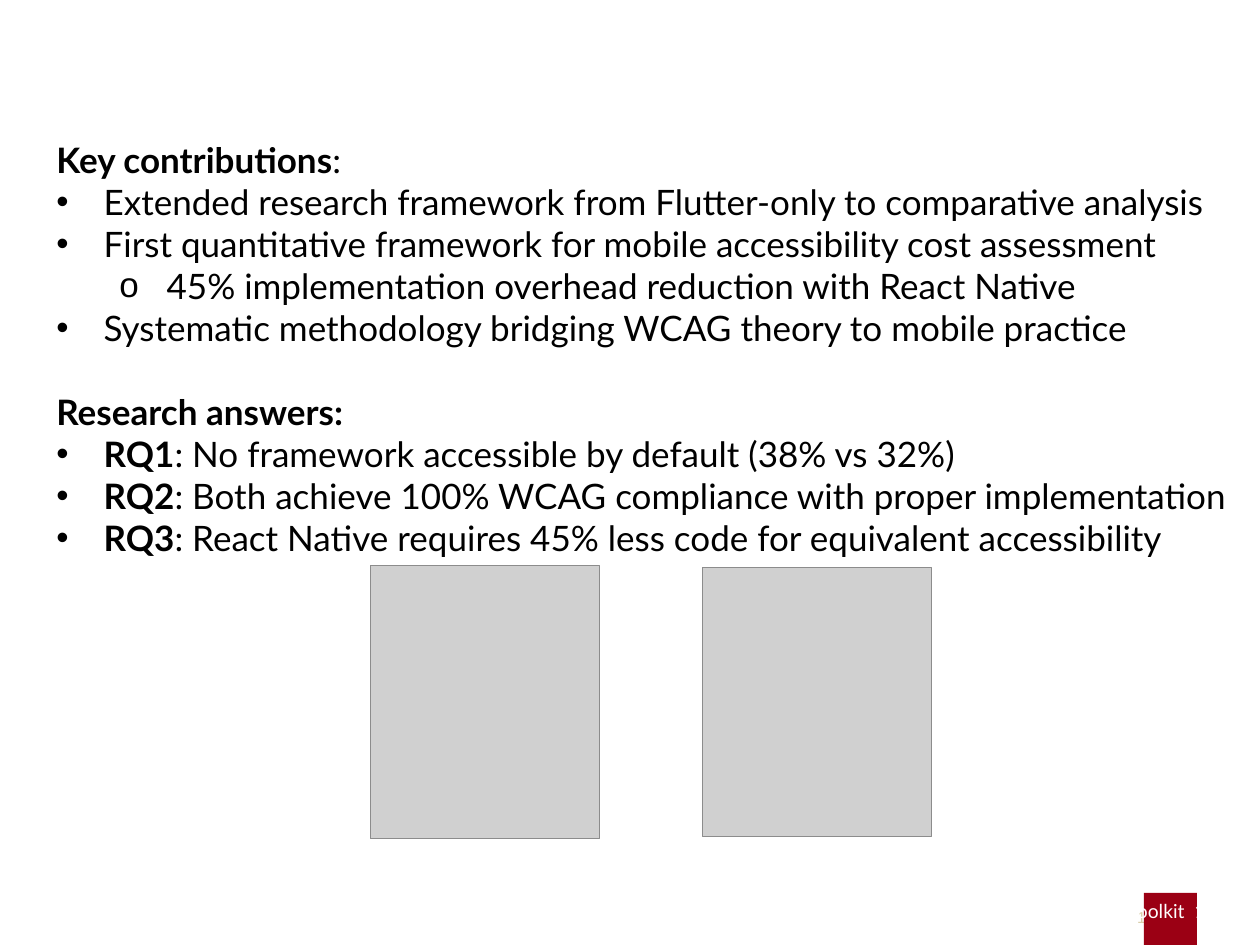
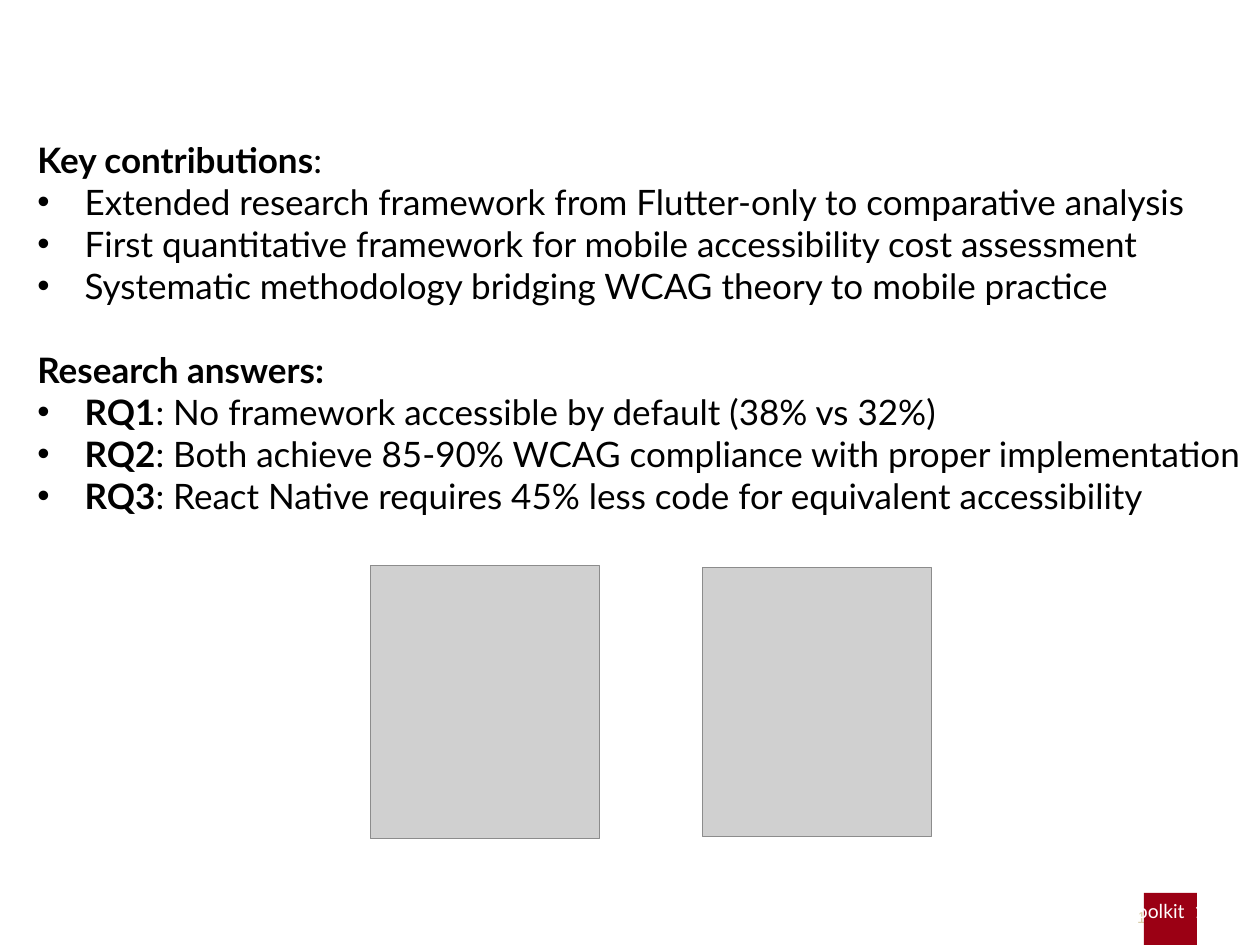
Before and after one commit to gabrielrovesti/Master-Thesis-UniPD, a slide deck: slide 16 of Thesis Presentation/Presentation Gabriel Rovesti.pptx. Drawn at 1260x945 pixels with LibreOffice and Linux fonts; fonts in the diff are those of the drawing; grey boxes stand for pictures; background and template pictures are left out. Boxes give left, top, right and bottom in pixels: in the first picture for what was removed or moved away, otherwise in the second. Text is boxed around its words. In the diff, an @@ line names an element or a change of style, - is before the commit and + after.

Commit message:
To-Do after first trial of presentation

```diff
--- a/Thesis Presentation/Presentation Gabriel Rovesti.pptx
+++ b/Thesis Presentation/Presentation Gabriel Rovesti.pptx
@@ text "Key contributions:" moved from (x1=56, y1=147, x2=1226, y2=557) to (x1=37, y1=147, x2=1240, y2=515) @@
@@ text at (x1=167, y1=273, x2=1075, y2=305): paragraph removed @@
-  o 45% implementation overhead reduction with React Native
@@ text at (x1=85, y1=441, x2=1240, y2=473): text changed @@
-• RQ2: Both achieve 100% WCAG compliance with proper implementation
+• RQ2: Both achieve 85-90% WCAG compliance with proper implementation
```
Also in this commit, not shown: 4 other slides changed, 2 other files.
